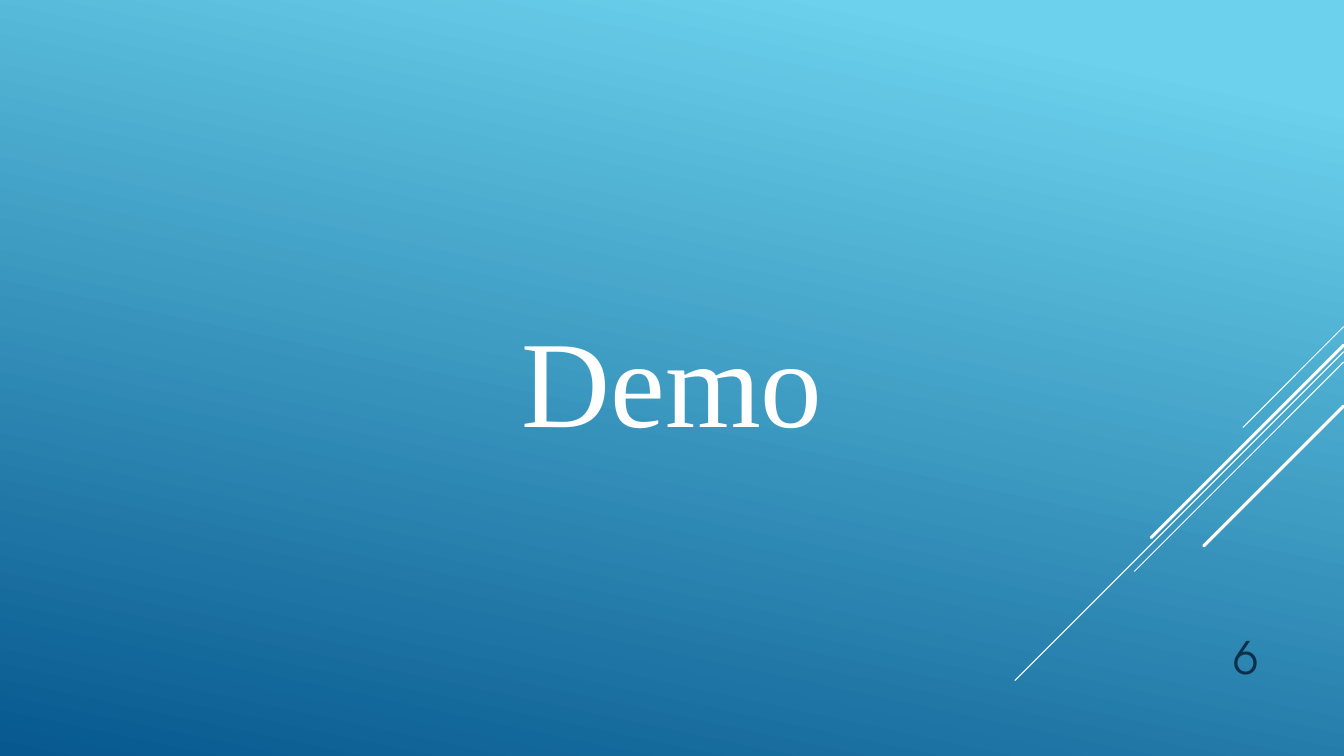
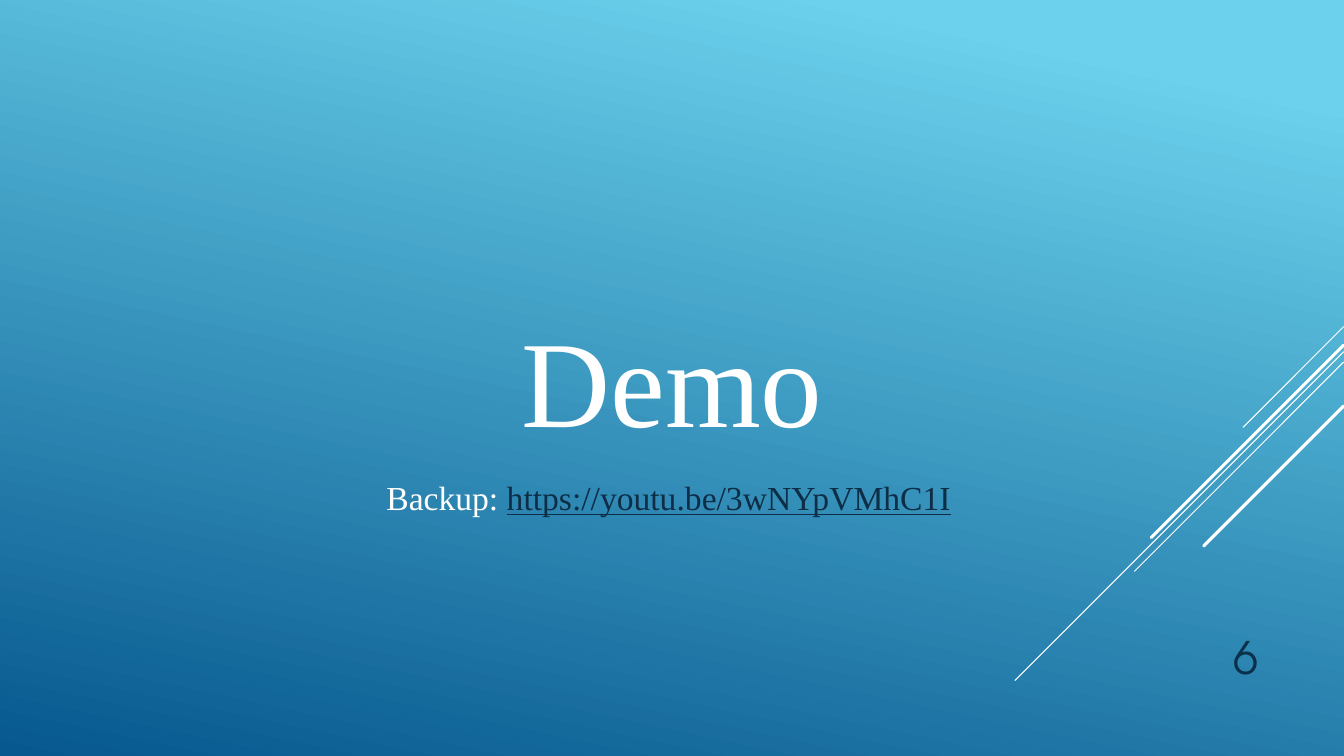
Before and after one commit to GeoMoro/Licenta-MediArch, a slide deck: slide 6 of Prezentare/MediArch.pptx (slide 7 before the commit). Drawn at 1344x756 pixels with LibreOffice and Linux fonts; fonts in the diff are those of the drawing. Boxes give left, top, right and bottom in pixels: in the first picture for what was removed or moved away, otherwise in the second. Text is boxed around its words. In the diff, an @@ line names an element or a change of style, - is before the commit and + after.

```diff
--- a/Prezentare/MediArch.pptx
+++ b/Prezentare/MediArch.pptx
@@ text added at box(386, 486, 951, 517), 24 pt, text #0D2E46, underline @@
+Backup: https://youtu.be/3wNYpVMhC1I
```
Also in this commit, not shown: 4 other slides changed, 1 slide added, 1 slide removed, 5 other files.
